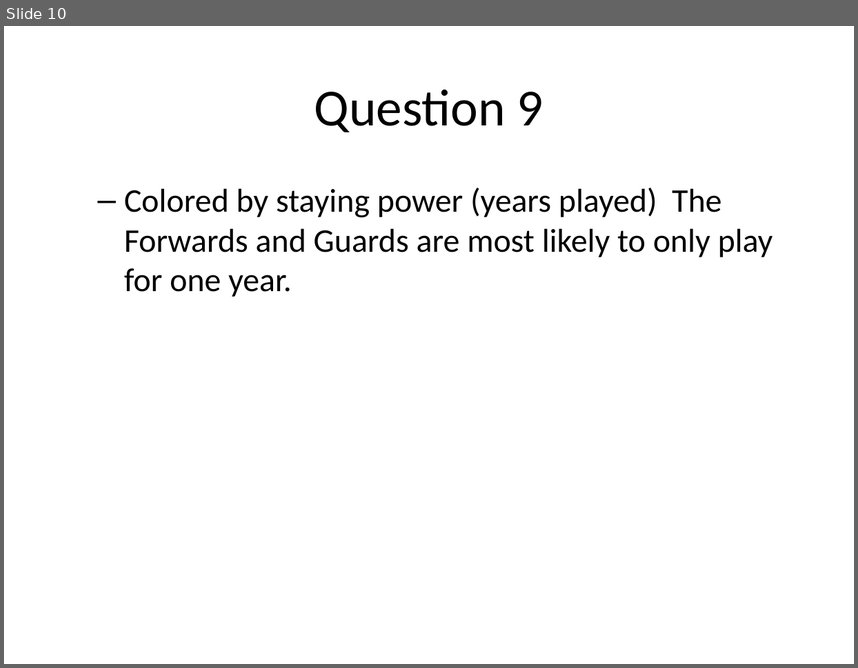
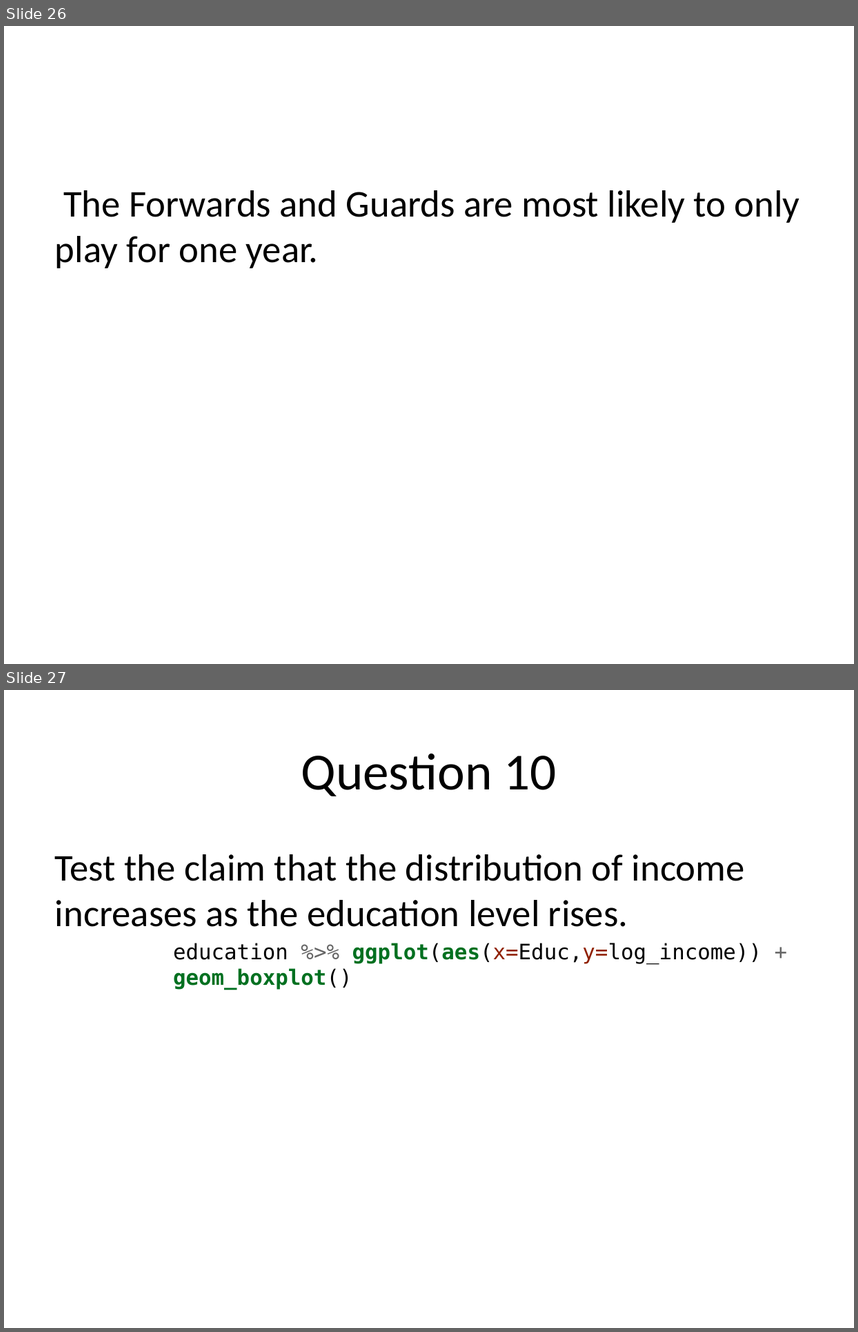
Before and after one commit to rmpalmer/MDS-6306-Doing-Data-Science-Fall-2019, a slide deck: Unit 2/Richard_Palmer_LiveSession_2.pptx. Shown one above the other, each under a label of ours: slide 10 before the commit, slides 26 and 27 after it. The pictures are 858x668 and 858x1332 pixels, drawn with LibreOffice and Linux fonts; fonts in the diff are those of the drawing. Boxes give left, top, right and bottom in pixels: in the first picture for what was removed or moved away, otherwise in the second. Text is boxed around its words. In the diff, an @@ line names an element or a change of style, - is before the commit and + after.

```diff
--- a/Unit 2/Richard_Palmer_LiveSession_2.pptx
+++ b/Unit 2/Richard_Palmer_LiveSession_2.pptx
@@ slide 27 added at (4,690,854,1328), background #FFFFFF @@
@@ title added at (301,753,557,796), 44 pt, text #000000 @@
+Question 10
@@ text added at (55,854,762,989), 32 pt, text #000000 @@
+Test the claim that the distribution of income increases as the education level rises.
+education %>% ggplot(aes(x=Educ,y=log_income)) + geom_boxplot()
@@ what was slide 10 is now slide 26 @@
@@ slide 26 changed as well @@
@@ title removed at (314,89,544,132) @@
-Question 9
@@ text at (55,190,800,268): text changed; size 28 to 32 pt @@
-  – Colored by staying power (years played) The Forwards and Guards are most likely to only play for one year.
+The Forwards and Guards are most likely to only play for one year.
```
Also in this commit, not shown: 8 other slides changed, 17 other slides added, 1 other file.
